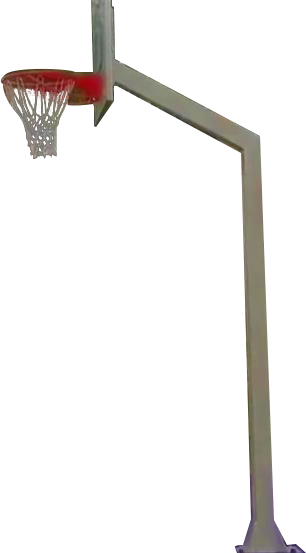
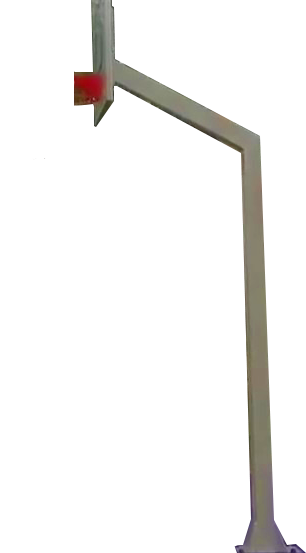
Comparing the layer stacks of the two 306×553 images. Changes:
painted on "Layer 0" over [0, 68, 74, 160]
